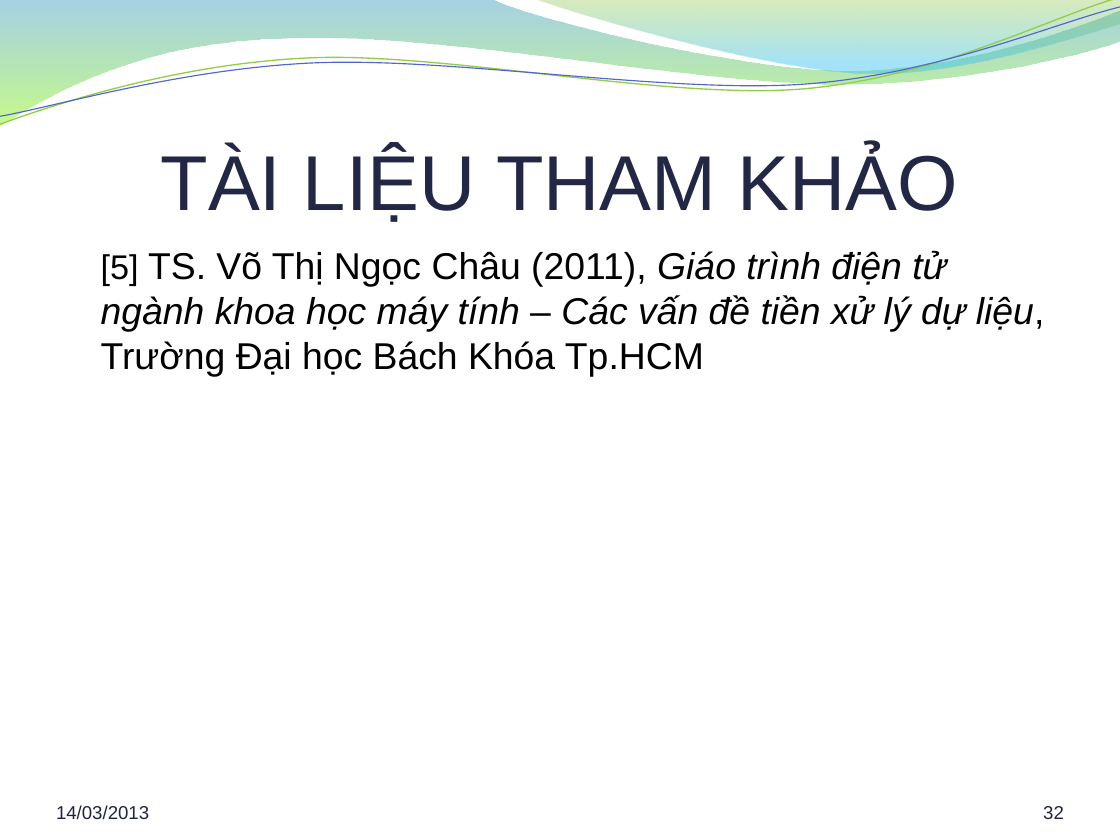
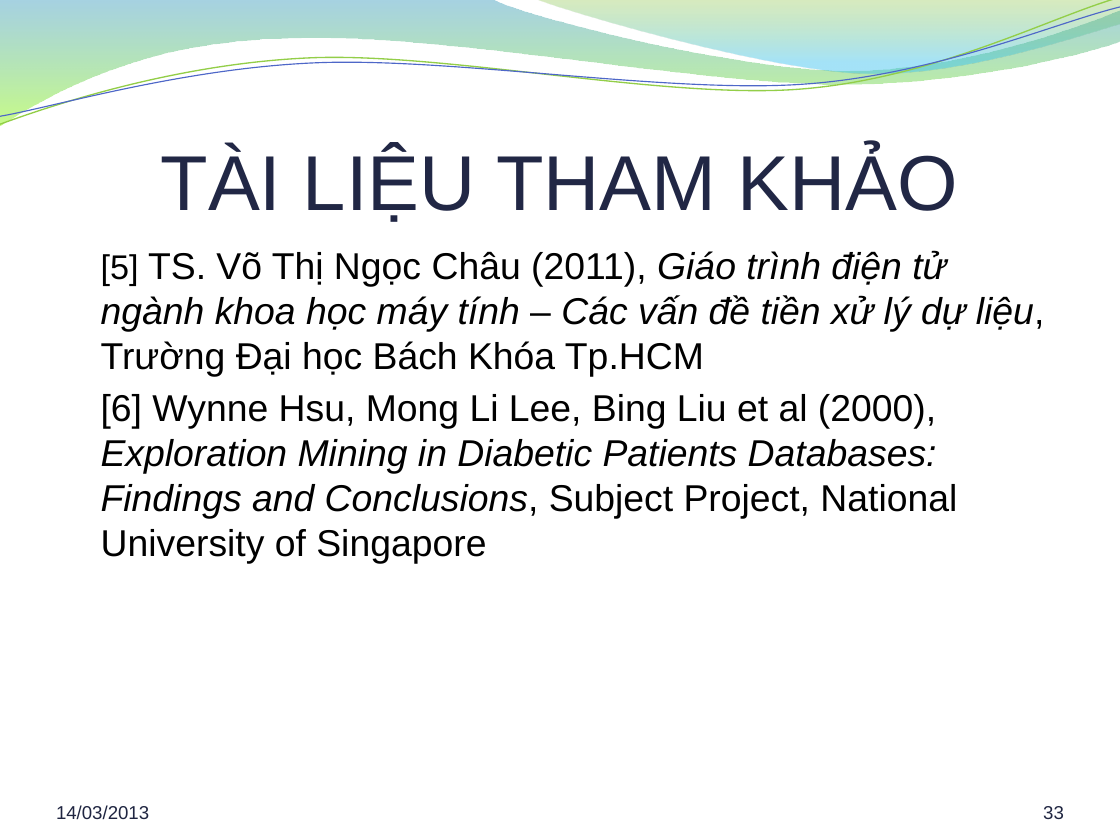
Before and after one commit to hung94it/benhvien, a slide deck: slide 33 of Diabetes/Documents/Report/Bao cao khoa luan.pptx (slide 32 before the commit). Drawn at 1120x840 pixels with LibreOffice and Linux fonts; fonts in the diff are those of the drawing; background and template pictures are left out. Boxes give left, top, right and bottom in pixels: in the first picture for what was removed or moved away, otherwise in the second. Text is boxed around its words. In the diff, an @@ line names an element or a change of style, - is before the commit and + after.

```diff
--- a/Diabetes/Documents/Report/Bao cao khoa luan.pptx
+++ b/Diabetes/Documents/Report/Bao cao khoa luan.pptx
@@ text at (101,394,957,563): paragraph added @@
+[6] Wynne Hsu, Mong Li Lee, Bing Liu et al (2000), Exploration Mining in Diabetic Patients Databases: Findings and Conclusions, Subject Project, National University of Singapore
@@ page number at (1043,806,1064,819): text changed @@
-32
+33
```
Also in this commit, not shown: 4 other slides changed, 1 slide added, 1 other file.
